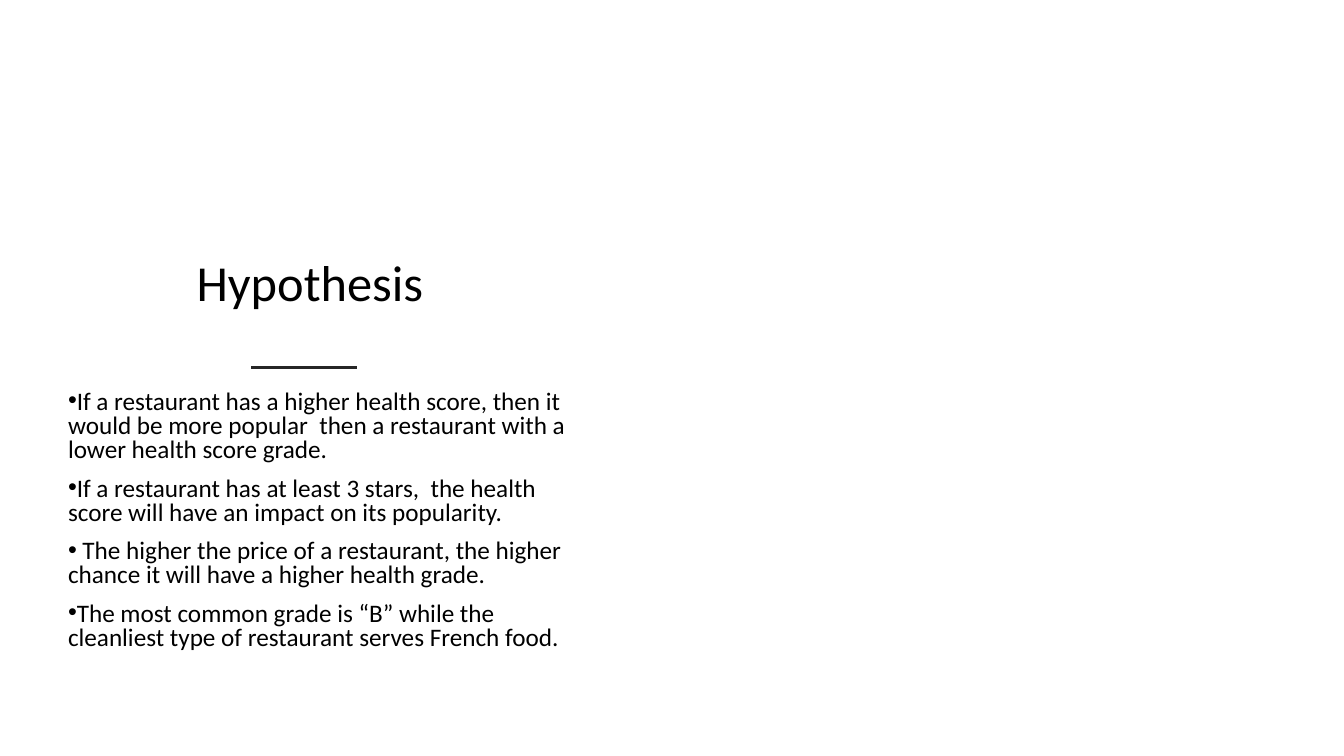
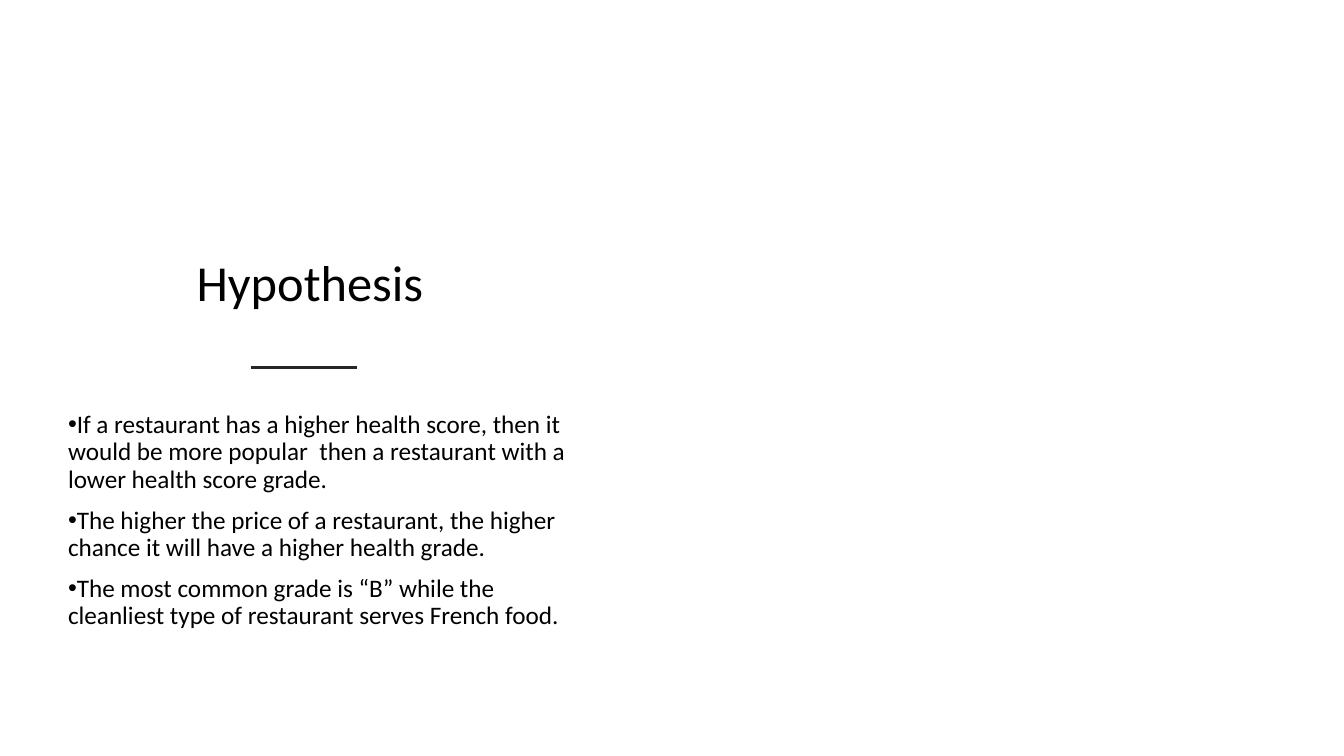
Before and after one commit to ryankchang/project1, a slide deck: slide 4 of GoodEats.pptx. Drawn at 1344x756 pixels with LibreOffice and Linux fonts; fonts in the diff are those of the drawing; background and template pictures are left out. Boxes give left, top, right and bottom in pixels: in the first picture for what was removed or moved away, otherwise in the second. Text is boxed around its words. In the diff, an @@ line names an element or a change of style, - is before the commit and + after.

Commit message:
Added more stuff

```diff
--- a/GoodEats.pptx
+++ b/GoodEats.pptx
@@ text "If a restaurant has a ..." at bbox=[68, 415, 565, 628]: line spacing 0.8 to 0.9 @@
@@ text at bbox=[68, 479, 535, 525]: paragraph removed @@
-• If a restaurant has at least 3 stars, the health score will have an impact on its popularity.
```
Also in this commit, not shown: 1 other slide changed, 2 slides added.
